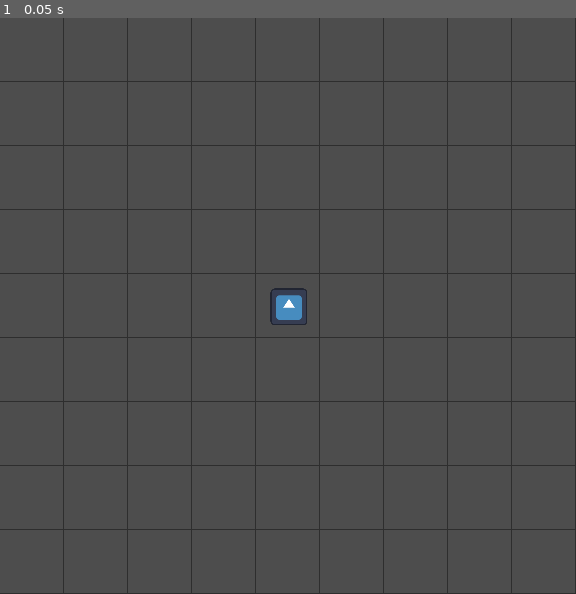
Above: before the commit, frame 1.
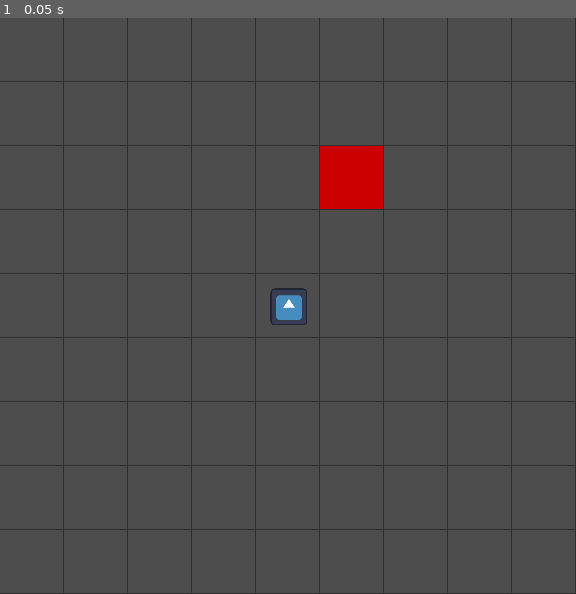
Above: after the commit, the same moment.

Repository: joacoague15/GameV0.1
Game: Godot game, scene res://game.tscn
The game is run twice, just before and just after one commit, with the same random seed, the same clock (stepped at 60 frames per second) and the same inputs. The engine's default icon, where the game draws it, is replaced by a stand-in: a white triangle on a blue panel in a dark square.
Inputs:
- Up to frame 1 (0.05 s): no input

The runs differ from the first frame. In frame 1, 1.2% of the frame differs, in the area x 55-67%, y 22-34%.

Commit message:
Basics of game

Diff:
--- a/game.gd
+++ b/game.gd
@@ -4,17 +4,51 @@
 @export var grid_size := Vector2i(20, 20)
 @export var cell_size := Vector2i(64, 64)
 @export var grid_origin := Vector2.ZERO
-@export var visible_tiles := 9   # informational now
+@export var visible_tiles := 9
+@export var recharge_tiles_count := 5
+@export var trap_tiles_count := 5
 
 @onready var player := $Player
 @onready var cam := $Player/Camera2D
+
+var recharge_tiles: Array[Vector2i] = []   # green tiles
+var trap_tiles: Array[Vector2i] = []       # red tiles
+var exit_tile: Vector2i = Vector2i(-1, -1) # yellow tile
 
 func _ready() -> void:
 	player.grid_pos = grid_size / 2
 	player.global_position = cell_to_world(player.grid_pos)
 
 	_configure_camera_limits()
-	# Camera zoom stays at (1,1). The project stretch handles the 9×9 view.
+	_spawn_special_tiles()
+	get_viewport().size_changed.connect(_update_camera_zoom)
+
+func _spawn_special_tiles() -> void:
+	recharge_tiles.clear()
+	trap_tiles.clear()
+	exit_tile = Vector2i(-1, -1)
+
+	var rng := RandomNumberGenerator.new()
+	rng.randomize()
+
+	# Green recharge tiles
+	while recharge_tiles.size() < recharge_tiles_count:
+		var pos := Vector2i(rng.randi_range(0, grid_size.x - 1), rng.randi_range(0, grid_size.y - 1))
+		if pos != player.grid_pos and not recharge_tiles.has(pos):
+			recharge_tiles.append(pos)
+
+	# Red trap tiles
+	while trap_tiles.size() < trap_tiles_count:
+		var pos := Vector2i(rng.randi_range(0, grid_size.x - 1), rng.randi_range(0, grid_size.y - 1))
+		if pos != player.grid_pos and not recharge_tiles.has(pos) and not trap_tiles.has(pos):
+			trap_tiles.append(pos)
+
+	# Yellow exit tile (distance >= 10 from player)
+	while exit_tile == Vector2i(-1, -1):
+		var pos := Vector2i(rng.randi_range(0, grid_size.x - 1), rng.randi_range(0, grid_size.y - 1))
+		var dist = abs(pos.x - player.grid_pos.x) + abs(pos.y - player.grid_pos.y)
+		if dist >= 10 and pos != player.grid_pos and not recharge_tiles.has(pos) and not trap_tiles.has(pos):
+			exit_tile = pos
 
 func cell_to_world(c: Vector2i) -> Vector2:
 	var px_x := grid_origin.x + float(c.x) * float(cell_size.x) + float(cell_size.x) * 0.5
@@ -37,19 +71,66 @@
 	cam.limit_right = grid_origin.x + world_w
 	cam.limit_bottom = grid_origin.y + world_h
 
+func _update_camera_zoom() -> void:
+	var vp := get_viewport().get_visible_rect().size
+	var desired_px_x := float(visible_tiles * cell_size.x)
+	var desired_px_y := float(visible_tiles * cell_size.y)
+	var zoom_x = desired_px_x / max(1.0, float(vp.x))
+	var zoom_y = desired_px_y / max(1.0, float(vp.y))
+	var z = max(zoom_x, zoom_y)
+	cam.zoom = Vector2(z, z)
+
 func _draw() -> void:
-	var col := Color(0.18, 0.18, 0.18, 1.0)
+	var col_normal := Color(0.18, 0.18, 0.18, 1.0)
+	var col_recharge := Color(0.0, 0.8, 0.0, 1.0)  # green
+	var col_trap := Color(0.8, 0.0, 0.0, 1.0)      # red
+	var col_exit := Color(0.95, 0.9, 0.1, 1.0)     # yellow
 	var thick := 1.0
 	var w := grid_size.x * cell_size.x
 	var h := grid_size.y * cell_size.y
 	var top_left := grid_origin
 
+	# Green recharge tiles
+	for cell in recharge_tiles:
+		var rect := Rect2(grid_origin + Vector2(cell.x * cell_size.x, cell.y * cell_size.y), Vector2(cell_size))
+		draw_rect(rect, col_recharge)
+
+	# Red trap tiles
+	for cell in trap_tiles:
+		var rect := Rect2(grid_origin + Vector2(cell.x * cell_size.x, cell.y * cell_size.y), Vector2(cell_size))
+		draw_rect(rect, col_trap)
+
+	# Yellow exit tile
+	if exit_tile != Vector2i(-1, -1):
+		var rect := Rect2(grid_origin + Vector2(exit_tile.x * cell_size.x, exit_tile.y * cell_size.y), Vector2(cell_size))
+		draw_rect(rect, col_exit)
+
+	# Grid lines
 	for x in range(grid_size.x + 1):
 		var p := top_left + Vector2(float(x * cell_size.x), 0.0)
-		draw_line(p, p + Vector2(0.0, float(h)), col, thick)
+		draw_line(p, p + Vector2(0.0, float(h)), col_normal, thick)
 	for y in range(grid_size.y + 1):
 		var p := top_left + Vector2(0.0, float(y * cell_size.y))
-		draw_line(p, p + Vector2(float(w), 0.0), col, thick)
+		draw_line(p, p + Vector2(float(w), 0.0), col_normal, thick)
 
 func _process(_dt: float) -> void:
 	queue_redraw()
+
+# --- Tile consumption API ---
+
+func consume_recharge_tile(cell: Vector2i) -> bool:
+	if recharge_tiles.has(cell):
+		recharge_tiles.erase(cell)
+		return true
+	return false
+
+func consume_trap_tile(cell: Vector2i) -> int:
+	if trap_tiles.has(cell):
+		trap_tiles.erase(cell)
+		var rng := RandomNumberGenerator.new()
+		rng.randomize()
+		return rng.randi_range(1, 3)
+	return 0
+
+func is_exit_tile(cell: Vector2i) -> bool:
+	return exit_tile == cell
--- a/game.tscn
+++ b/game.tscn
@@ -16,3 +16,16 @@
 position = Vector2(1, 1)
 scale = Vector2(0.289062, 0.289062)
 texture = ExtResource("3_8ayg2")
+
+[node name="CanvasLayer" type="CanvasLayer" parent="."]
+
+[node name="HUD" type="Control" parent="CanvasLayer"]
+layout_mode = 3
+anchors_preset = 0
+offset_right = 40.0
+offset_bottom = 40.0
+
+[node name="LightLabel" type="Label" parent="CanvasLayer/HUD"]
+layout_mode = 0
+offset_right = 40.0
+offset_bottom = 23.0
--- a/player.gd
+++ b/player.gd
@@ -2,14 +2,19 @@
 class_name GridPlayer
 
 @export var move_time := 0.08
+@export var max_light := 101
 
 var grid_pos: Vector2i
-var _is_moving := false
+var _is_moving = false
+var light: int
 
 @onready var game: Game = get_parent() as Game
 
+func _ready() -> void:
+	light = max_light
+
 func _unhandled_input(event: InputEvent) -> void:
-	if _is_moving:
+	if _is_moving or light <= 0:
 		return
 	if event is InputEventMouseButton and event.button_index == MOUSE_BUTTON_LEFT and event.pressed:
 		var mouse_world := get_global_mouse_position()
@@ -24,6 +29,10 @@
 	if not game.in_bounds(next):
 		return
 	grid_pos = next
+
+	# ⚡ Trigger tile effects immediately upon entering
+	_check_special_tiles()
+
 	var target: Vector2 = game.cell_to_world(grid_pos)
 	_tween_to(target)
 
@@ -31,4 +40,29 @@
 	_is_moving = true
 	var tw := create_tween().set_trans(Tween.TRANS_SINE).set_ease(Tween.EASE_OUT)
 	tw.tween_property(self, "global_position", target, move_time)
-	tw.finished.connect(func(): _is_moving = false)
+	tw.finished.connect(func():
+		_is_moving = false
+		_consume_light()   # movement cost happens after reaching tile
+	)
+
+func _check_special_tiles() -> void:
+	# Recharge (green)
+	if game.consume_recharge_tile(grid_pos):
+		light = max_light
+		print("💡 Recharged to full!")
+
+	# Trap (red)
+	var loss := game.consume_trap_tile(grid_pos)
+	if loss > 0:
+		light = max(light - loss, 0)
+		print("☠️ Trap! Lost ", loss, " light. Remaining: ", light)
+
+	# Exit (yellow)
+	if game.is_exit_tile(grid_pos):
+		print("🚪 Exit reached! 🎉")
+
+func _consume_light() -> void:
+	light = max(light - 1, 0)
+	var hud_label: Label = get_tree().root.get_node("Game/CanvasLayer/HUD/LightLabel")
+	if hud_label:
+		hud_label.text = "Light: %d" % light
